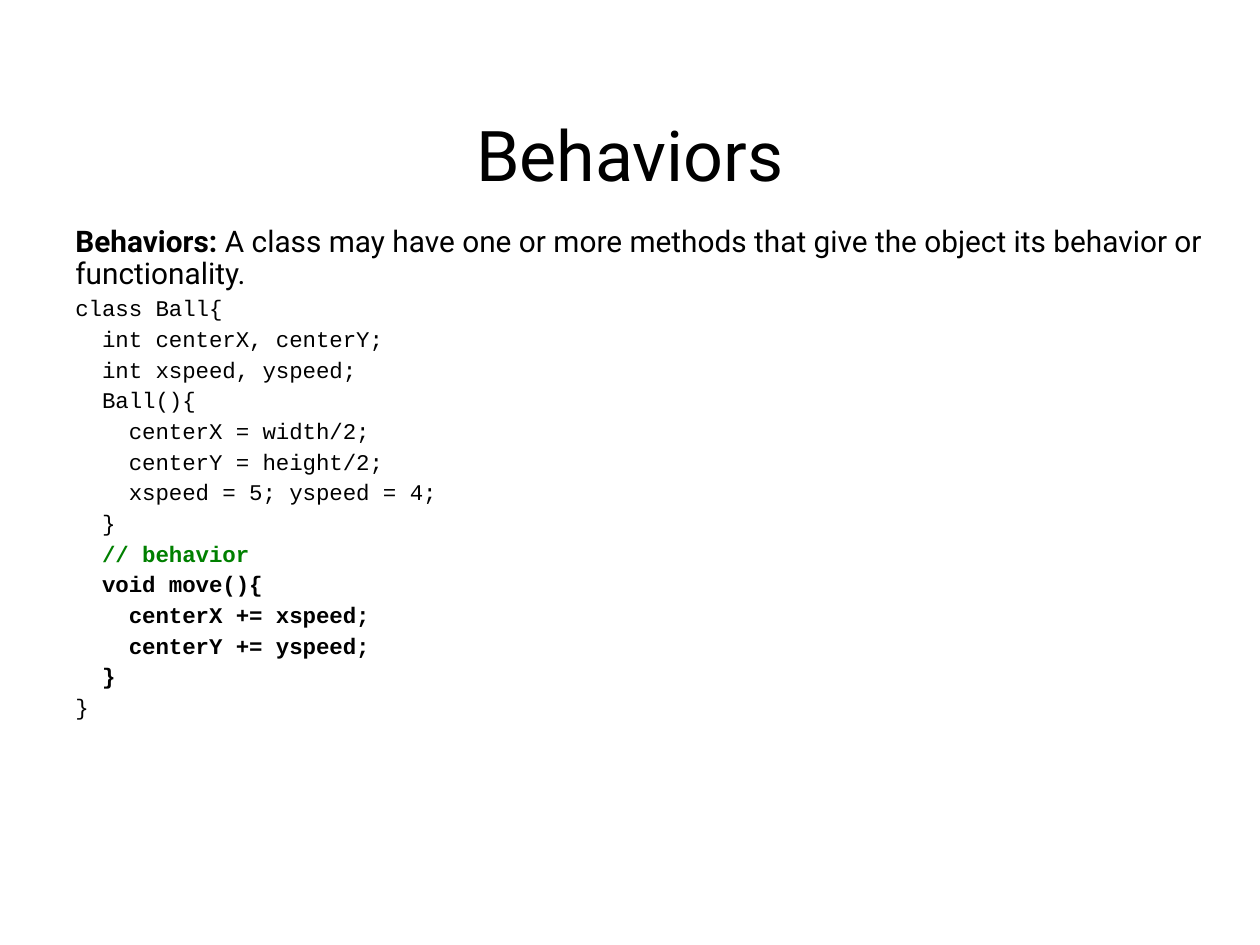
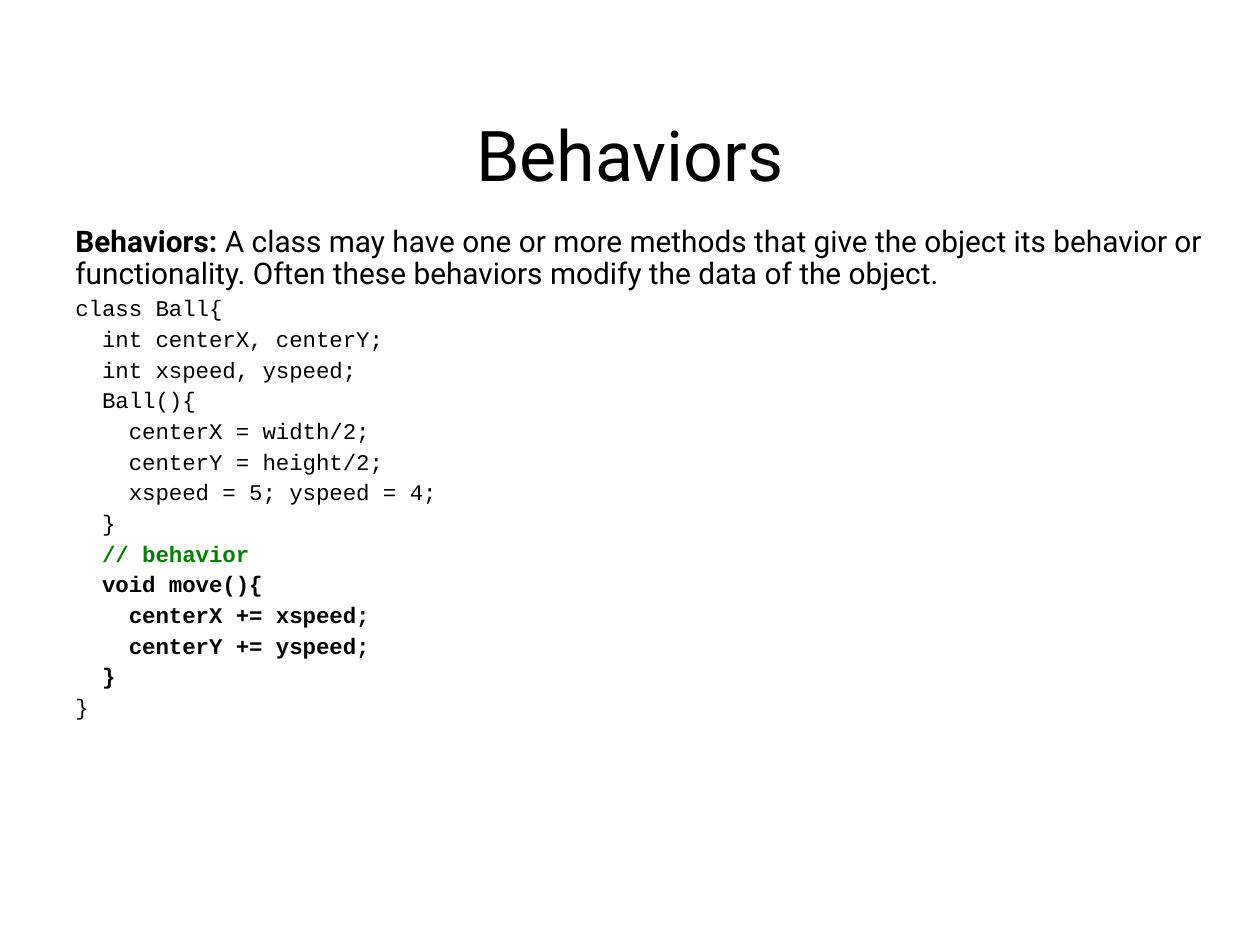
Before and after one commit to LongBaoNguyen/longbaonguyen.github.io, a slide deck: slide 18 of courses/apcsp/lecture11.ppt (slide 24 before the commit). Drawn at 1260x945 pixels with LibreOffice and Linux fonts; fonts in the diff are those of the drawing; background and template pictures are left out. Boxes give left, top, right and bottom in pixels: in the first picture for what was removed or moved away, otherwise in the second. Text is boxed around its words. In the diff, an @@ line names an element or a change of style, - is before the commit and + after.

```diff
--- a/courses/apcsp/lecture11.ppt
+++ b/courses/apcsp/lecture11.ppt
@@ text at (75, 229, 1201, 291): text changed @@
-  Behaviors: A class may have one or more methods that give the object its behavior or functionality.
+  Behaviors: A class may have one or more methods that give the object its behavior or functionality. Often these behaviors modify the data of the object.
```
Also in this commit, not shown: 13 other slides changed, 13 slides removed, 4 other files.
